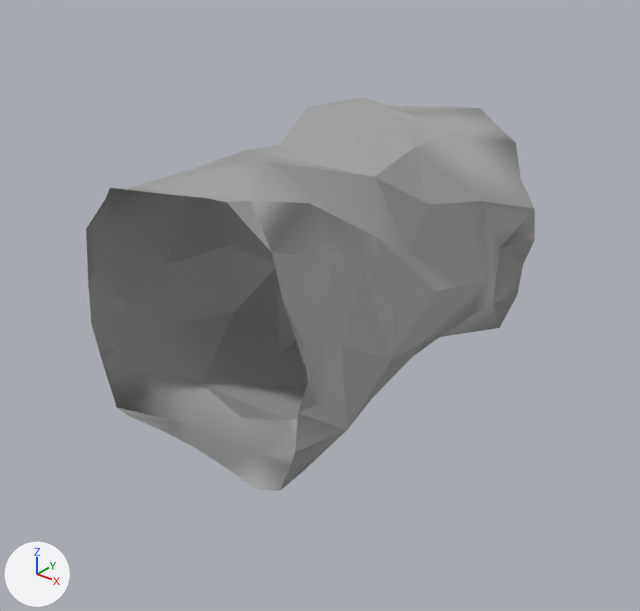
Before and after pictures for a commit that changed the glTF model Rogue-Robots/Assets/Models/ModularBlocks/TunnelStraight1.gltf.
Both versions are drawn from a camera (50 mm lens) standing at (6.82, -8.4, 7.11) and looking at (0.31, -0.27, 2.06). Lighting does not change. The marker at lower left points along +X, +Y and +Z. Vertices at the same position are counted once.

The first picture shows 'TunnelStraight1'.
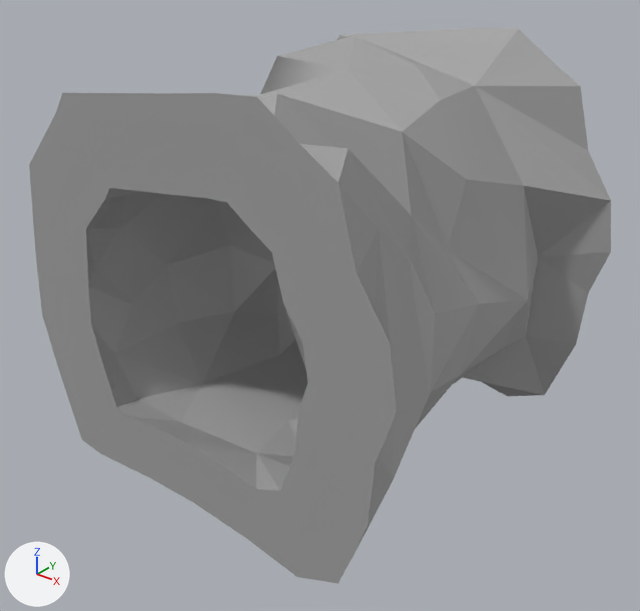
Pixel boxes [x1, y1, x2, y2] of what changed, in the pictures (640 x 611 px):
'TunnelStraight1', reshaped (30% wider, 41% taller)
    before: [86, 97, 535, 491]
    after: [29, 28, 611, 583]
part 1 of me_scene_055, added
    after: [29, 28, 611, 583]

The edits, one by one:
me_scene_055 is used by ob_tunnelstraight1; location (0.0, 0.0, 0.0).
me_scene_055 had 120 vertices, 194 faces and spanned x -1.79..1.94, y -2.5..2.5, z 0.73..4.41.
me_scene_055 now has 240 vertices, 946 faces and spans x -2.59..3.02, y -2.5..2.5, z -0.09..5.32.
me_scene_055 part 1: 120 vertices added at x -2.59..3.02, y -2.5..2.5, z -0.09..5.32.
me_scene_055 part 2: the surface is now shaded flat.
